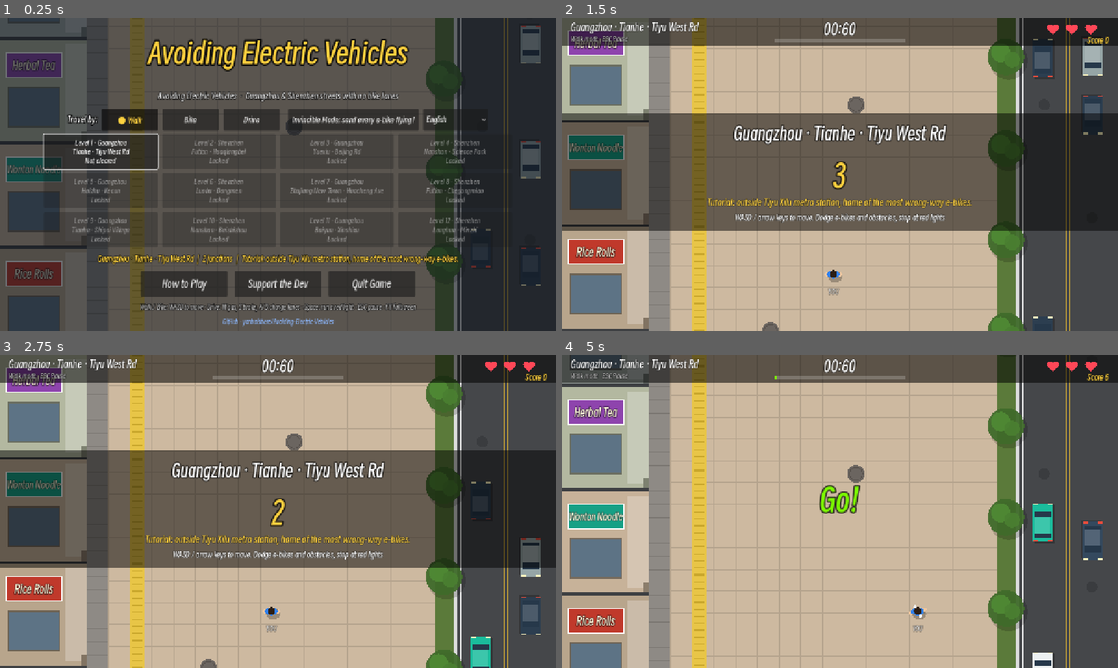
Above: before the commit, frames 1-4 (two rows, left to right).
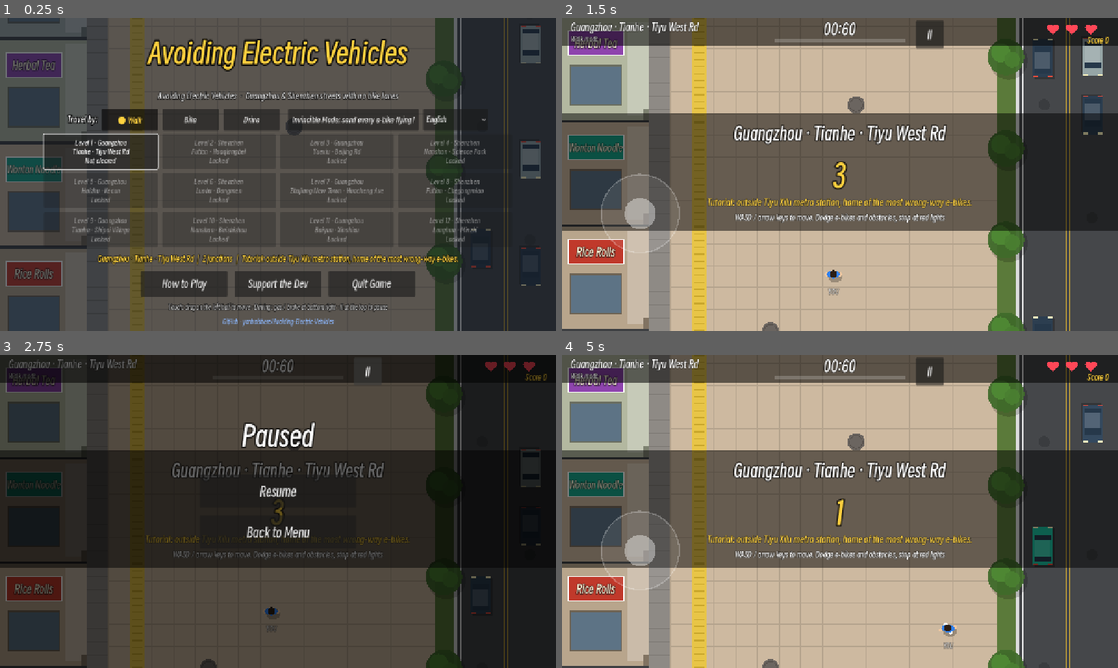
Above: after the commit, the same moments.

Repository: yanboishere/Avoiding-Electric-Vehicles
Game: Godot game, scene res://scenes/main.tscn
Two runs of this game, one before a commit and one after it. Both use one fixed random seed, a clock stepped at 60 frames per second and the inputs below.
Inputs (mouse positions are in pixels of both pictures, inside the frame that each line leads up to):
- Up to frame 1 (0.25 s): no input
- Up to frame 2 (1.5 s): click "Level 1 · Guangzhou Tianhe · …" at 0.5 s; click "Got it, let's go!" at 1.25 s
- Up to frame 3 (2.75 s): click (366, 370) at 2 s, where only the run after the commit has a clickable "II"
- Up to frame 4 (5 s): click (840, 489) at 2.75 s, where only the run after the commit has a clickable "Resume"; tap Enter at 3.5 s; move the mouse to (962, 495) at 3.52 s; hold D (move_right) 3.53-4.25 s; tap Space (jaywalk) at 3.6 s; click (962, 495) at 3.67 s; drag from (728, 527) to (812, 574) at 4.27 s

The runs differ from the first frame. In frame 1, 0.6% of the frame differs, in the area x 21-75%, y 31-94%; in frame 2, 1.1%; in frame 3, 93%, in the area x 0-100%, y 0-100%; in frame 4, 49%.

Commit message:
移动端网页版：触屏摇杆 / 油门刹车 / 闯红灯 / 暂停按钮，Web 导出预设（单线程 + 横屏提示），内置 Noto 子集字体替代系统字体，得意黑子集化；本地试玩与手机端到端测试工具

Diff:
--- a/fonts/ui_font.tres
+++ b/fonts/ui_font.tres
@@ -1,16 +1,11 @@
-[gd_resource type="FontVariation" load_steps=5 format=3]
+[gd_resource type="FontVariation" load_steps=6 format=3]
 
 [ext_resource type="FontFile" path="res://fonts/SmileySans-Oblique.ttf" id="1"]
-
-[sub_resource type="SystemFont" id="SystemFont_cjk"]
-font_names = PackedStringArray("Hiragino Sans GB", "Heiti SC", "Microsoft YaHei", "Microsoft YaHei UI", "Noto Sans CJK SC", "Source Han Sans SC", "WenQuanYi Micro Hei", "sans-serif")
-
-[sub_resource type="SystemFont" id="SystemFont_ko"]
-font_names = PackedStringArray("Apple SD Gothic Neo", "Malgun Gothic", "Noto Sans CJK KR", "Noto Sans KR")
-
-[sub_resource type="SystemFont" id="SystemFont_ar"]
-font_names = PackedStringArray("Geeza Pro", "SF Arabic", "Segoe UI", "Tahoma", "Noto Sans Arabic")
+[ext_resource type="FontFile" path="res://fonts/noto/NotoSansJP-Game.ttf" id="2"]
+[ext_resource type="FontFile" path="res://fonts/noto/NotoSansKR-Game.ttf" id="3"]
+[ext_resource type="FontFile" path="res://fonts/noto/NotoSansArabic-Game.ttf" id="4"]
+[ext_resource type="FontFile" path="res://fonts/noto/NotoSans-Game.ttf" id="5"]
 
 [resource]
 base_font = ExtResource("1")
-fallbacks = Array[Font]([SubResource("SystemFont_cjk"), SubResource("SystemFont_ko"), SubResource("SystemFont_ar")])
+fallbacks = Array[Font]([ExtResource("2"), ExtResource("3"), ExtResource("4"), ExtResource("5")])
--- a/project.godot
+++ b/project.godot
@@ -9,6 +9,8 @@
 run/main_scene="res://scenes/main.tscn"
 config/features=PackedStringArray("4.7", "GL Compatibility")
 config/icon="res://icon.svg"
+boot_splash/show_image=false
+boot_splash/bg_color=Color(0.12, 0.165, 0.21, 1)
 
 [display]
 
--- a/scripts/drive.gd
+++ b/scripts/drive.gd
@@ -1487,5 +1487,6 @@
 		_text(Vector2(W / 2.0, H / 2.0), "出发！", 72, Color("#7CFC00"))
 	if paused:
 		draw_rect(Rect2(0, 0, W, H), Color(0, 0, 0, 0.6))
-		_text(Vector2(W / 2.0, H / 2.0 - 20), "暂停", 64, Color.WHITE)
-		_text(Vector2(W / 2.0, H / 2.0 + 40), "ESC 继续    Q 返回菜单", 24, Color("#dddddd"))
+		_text(Vector2(W / 2.0, H / 2.0 - (150.0 if touch_ui else 20.0)), "暂停", 64, Color.WHITE)
+		if not touch_ui:  # 触屏上有“继续 / 返回菜单”按钮
+			_text(Vector2(W / 2.0, H / 2.0 + 40), "ESC 继续    Q 返回菜单", 24, Color("#dddddd"))
--- a/scripts/game.gd
+++ b/scripts/game.gd
@@ -70,6 +70,7 @@
 var shake := 0.0
 var flash := 0.0
 var paused := false
+var touch_ui := false  # 由 main.gd 在触屏设备上设置
 var god := false  # 测试用：不掉血（命令行 --god）
 var invincible := false  # 无敌模式：不掉血、无视红灯，撞到的电鸡全部创飞
 var launched := 0
@@ -1840,12 +1841,15 @@
 
 	if paused:
 		draw_rect(Rect2(0, 0, W, H), Color(0, 0, 0, 0.6))
-		_text(Vector2(W / 2.0, H / 2.0 - 20), "暂停", 64, Color.WHITE)
-		_text(Vector2(W / 2.0, H / 2.0 + 40), "ESC 继续    Q 返回菜单", 24, Color("#dddddd"))
+		_text(Vector2(W / 2.0, H / 2.0 - (150.0 if touch_ui else 20.0)), "暂停", 64, Color.WHITE)
+		if not touch_ui:  # 触屏上有“继续 / 返回菜单”按钮
+			_text(Vector2(W / 2.0, H / 2.0 + 40), "ESC 继续    Q 返回菜单", 24, Color("#dddddd"))
 
 
 ## 左上角状态行：放不下操作说明时只显示状态（操作说明在开场介绍里有）
 func _hud_line(tags: String, controls: String) -> String:
+	if touch_ui:  # 触屏上没有键盘，不显示按键说明
+		return tags
 	var full := tags + "   " + controls
 	if font.get_string_size(full, HORIZONTAL_ALIGNMENT_LEFT, -1, 16).x <= 440.0:
 		return full
--- a/scripts/main.gd
+++ b/scripts/main.gd
@@ -2,6 +2,7 @@
 ## 入口：菜单 / 选关 / 规则 / 结算界面切换，存档与关卡解锁，输入映射与程序化音效。
 
 const GameScript := preload("res://scripts/game.gd")
+const TouchScript := preload("res://scripts/touch.gd")
 const DriveScript := preload("res://scripts/drive.gd")
 const DRIVE: Dictionary = preload("res://scripts/levels.gd").DRIVE
 ## 支持作者页面。提交 Steam 审核时如需隐藏，改成 false
@@ -16,12 +17,13 @@
 	["zh_CN", "简体中文"], ["en", "English"], ["ja", "日本語"], ["ko", "한국어"], ["fr", "Français"],
 	["es", "Español"], ["de", "Deutsch"], ["ar", "العربية"], ["vi", "Tiếng Việt"], ["pt", "Português"], ["it", "Italiano"],
 ]
-## 得意黑只覆盖中文和拉丁字母；日韩阿越改用系统字体（Mac / Windows / Linux 依次尝试）
+## 得意黑覆盖中文和欧洲语言；日韩阿越用内置的 Noto 子集字体（tools/build_fonts.py 生成），
+## 网页版没有系统字体，桌面版也因此不依赖系统字体
 const LOCALE_FONTS := {
-	"ja": ["Hiragino Sans", "Hiragino Kaku Gothic ProN", "Yu Gothic UI", "Yu Gothic", "Meiryo", "Noto Sans CJK JP", "Noto Sans JP"],
-	"ko": ["Apple SD Gothic Neo", "Malgun Gothic", "Noto Sans CJK KR", "Noto Sans KR"],
-	"ar": ["Geeza Pro", "SF Arabic", "Segoe UI", "Tahoma", "Arial", "Noto Sans Arabic"],
-	"vi": ["Helvetica Neue", "Segoe UI", "Arial", "Noto Sans", "DejaVu Sans"],
+	"ja": "res://fonts/noto/NotoSansJP-Game.ttf",
+	"ko": "res://fonts/noto/NotoSansKR-Game.ttf",
+	"ar": "res://fonts/noto/NotoSansArabic-Game.ttf",
+	"vi": "res://fonts/noto/NotoSans-Game.ttf",
 }
 var UI_FONT: FontVariation = preload("res://fonts/ui_font.tres")
 const SMILEY := preload("res://fonts/SmileySans-Oblique.ttf")
@@ -39,6 +41,7 @@
 var last_mode := "walk"
 var args: PackedStringArray
 var invincible := false
+var touch_ui: CanvasLayer
 
 
 func _ready() -> void:
@@ -89,13 +92,15 @@
 			loc = a.get_slice("=", 1)
 	TranslationServer.set_locale(loc)
 	var key := loc.substr(0, 2)
-	if LOCALE_FONTS.has(key):
-		var sf := SystemFont.new()
-		sf.font_names = PackedStringArray(LOCALE_FONTS[key])
-		sf.font_weight = 600  # 半粗，和得意黑的粗壮风格一致（默认会取到很细的字重）
-		UI_FONT.base_font = sf
-	else:
-		UI_FONT.base_font = SMILEY
+	var base: Font = load(LOCALE_FONTS[key]) if LOCALE_FONTS.has(key) else SMILEY
+	var fbs: Array[Font] = [SMILEY]
+	for k in LOCALE_FONTS:
+		var f: Font = load(LOCALE_FONTS[k])
+		if f != base and f not in fbs:
+			fbs.append(f)
+	fbs.erase(base)
+	UI_FONT.base_font = base
+	UI_FONT.fallbacks = fbs
 	ThemeDB.fallback_font = UI_FONT
 
 
@@ -234,7 +239,14 @@
 
 # ------------------------------------------------------------------ 场景切换
 
+func _touch_enabled() -> bool:
+	return DisplayServer.is_touchscreen_available() or "--touch" in args
+
+
 func _clear_game() -> void:
+	if touch_ui:
+		touch_ui.queue_free()
+		touch_ui = null
 	if game:
 		game.queue_free()
 		game = null
@@ -432,9 +444,19 @@
 		var sup := _button("支持作者", _show_support)
 		sup.custom_minimum_size = Vector2(200, 44)
 		bottom.add_child(sup)
-	bottom.add_child(quit)
+	if OS.has_feature("web"):
+		var fs := _button("全屏", func():
+			var full := DisplayServer.window_get_mode() == DisplayServer.WINDOW_MODE_FULLSCREEN
+			DisplayServer.window_set_mode(DisplayServer.WINDOW_MODE_WINDOWED if full else DisplayServer.WINDOW_MODE_FULLSCREEN))
+		fs.custom_minimum_size = Vector2(200, 44)
+		bottom.add_child(fs)
+	else:
+		bottom.add_child(quit)  # 网页版没有“退出”
 	box.add_child(bottom)
-	box.add_child(_label("步行 / 骑车：WASD 移动 · 开车：W 加速 S 刹车 A/D 变道 · 空格闯红灯 · ESC 暂停 · F11 全屏", 15, Color("#bbbbbb"), 6))
+	if _touch_enabled():
+		box.add_child(_label("触屏：左半屏拖动移动 · 开车按右下油门 / 刹车 · 右上 II 暂停", 15, Color("#bbbbbb"), 6))
+	else:
+		box.add_child(_label("步行 / 骑车：WASD 移动 · 开车：W 加速 S 刹车 A/D 变道 · 空格闯红灯 · ESC 暂停 · F11 全屏", 15, Color("#bbbbbb"), 6))
 	# 项目 GitHub 仓库：点击用浏览器打开
 	var gh := LinkButton.new()
 	gh.text = "GitHub · yanboishere/Avoiding-Electric-Vehicles"
@@ -498,13 +520,17 @@
 	var box := _centered_box(_new_ui(), 0.85)
 	var rt := RichTextLabel.new()
 	rt.bbcode_enabled = true
-	rt.fit_content = false
-	rt.scroll_active = true  # 译文较长的语言（德语等）可以滚动
-	rt.custom_minimum_size = Vector2(1180, 560)
+	rt.fit_content = true
+	rt.scroll_active = false
+	rt.custom_minimum_size = Vector2(1160, 0)
 	rt.add_theme_font_size_override("normal_font_size", 19)
 	rt.add_theme_constant_override("line_separation", 9)
 	rt.text = tr(RULES)
-	box.add_child(rt)
+	var sc := ScrollContainer.new()  # 译文较长时可以滚动（触屏可以用手指拖）
+	sc.custom_minimum_size = Vector2(1180, 560)
+	sc.horizontal_scroll_mode = ScrollContainer.SCROLL_MODE_DISABLED
+	sc.add_child(rt)
+	box.add_child(sc)
 	box.add_child(_spacer(4))
 	var ok := _button("明白了，开始！" if next.is_valid() else "返回菜单", func():
 		save.set_value("flags", "seen_rules", true)
@@ -539,6 +565,11 @@
 	game.invincible = invincible
 	game.finished.connect(_on_finished)
 	add_child(game)
+	if _touch_enabled():  # 手机 / 平板：虚拟摇杆、踏板、暂停按钮
+		game.touch_ui = true
+		touch_ui = TouchScript.new()
+		touch_ui.setup(game, func(): game.finished.emit({"quit": true}))
+		add_child(touch_ui)
 
 
 func _on_finished(r: Dictionary) -> void:
@@ -546,6 +577,9 @@
 		_show_menu()
 		return
 	game.process_mode = Node.PROCESS_MODE_DISABLED
+	if touch_ui:
+		touch_ui.queue_free()
+		touch_ui = null
 	var unlocked_new := false if r.invincible else _record(last_level, r)
 	var lv: Dictionary = LEVELS[last_level]
 	var drive: bool = r.mode == "drive"
--- /dev/null
+++ b/scripts/touch.gd
@@ -0,0 +1,196 @@
+extends CanvasLayer
+## 触屏操作层（手机 / 平板网页版，没有键盘手柄也能玩）。由 main.gd 在有触摸屏时为每局创建。
+##   左半屏：按下的位置出现浮动摇杆（步行 / 骑车移动；开车左右变道、上下也能加速刹车）
+##   开车：右下角油门、刹车踏板，按住生效
+##   步行 / 骑车：走到红灯路缘时右侧出现“闯红灯”按钮
+##   右上角 II：暂停，暂停时出现“继续 / 返回菜单”
+## 只在按住时向游戏注入输入动作；没有触摸时不会去释放键盘按下的动作。
+
+const W := 1280.0
+const H := 720.0
+const JOY_R := 90.0
+const GAS_RECT := Rect2(1120, 440, 140, 240)
+const BRAKE_RECT := Rect2(960, 540, 140, 140)
+const JAY_RECT := Rect2(1040, 300, 220, 84)
+
+var game: Node2D
+var on_quit: Callable
+var joy_id := -1
+var joy_origin := Vector2.ZERO
+var joy_vec := Vector2.ZERO
+var pedals := {}          # 触点 index -> "gas" / "brake"
+var jay_frames := 0
+var pressed := {}         # 本层按下的动作 -> 力度
+var canvas: Control
+var pause_box: VBoxContainer
+
+
+func setup(p_game: Node2D, p_on_quit: Callable) -> void:
+	game = p_game
+	on_quit = p_on_quit
+
+
+func _ready() -> void:
+	process_priority = -10  # 先于关卡处理，按钮注入的“刚按下”关卡当帧就能读到
+	layer = 15
+	canvas = Control.new()
+	canvas.set_anchors_preset(Control.PRESET_FULL_RECT)
+	canvas.mouse_filter = Control.MOUSE_FILTER_IGNORE
+	canvas.draw.connect(_draw_controls)
+	add_child(canvas)
+
+	var pause_btn := Button.new()
+	pause_btn.text = "II"
+	pause_btn.position = Vector2(W / 2.0 + 175.0, 6.0)
+	pause_btn.custom_minimum_size = Vector2(64, 52)
+	pause_btn.add_theme_font_size_override("font_size", 26)
+	pause_btn.focus_mode = Control.FOCUS_NONE
+	pause_btn.pressed.connect(_toggle_pause)
+	add_child(pause_btn)
+
+	var center := CenterContainer.new()
+	center.set_anchors_preset(Control.PRESET_FULL_RECT)
+	center.mouse_filter = Control.MOUSE_FILTER_IGNORE
+	add_child(center)
+	pause_box = VBoxContainer.new()
+	pause_box.add_theme_constant_override("separation", 18)
+	pause_box.visible = false
+	center.add_child(pause_box)
+	pause_box.add_child(_big_button("继续", _toggle_pause))
+	pause_box.add_child(_big_button("返回菜单", func(): on_quit.call()))
+
+
+func _big_button(text: String, cb: Callable) -> Button:
+	var b := Button.new()
+	b.text = text
+	b.custom_minimum_size = Vector2(360, 76)
+	b.add_theme_font_size_override("font_size", 30)
+	b.focus_mode = Control.FOCUS_NONE
+	b.pressed.connect(cb)
+	return b
+
+
+func _toggle_pause() -> void:
+	if not is_instance_valid(game) or game.state in ["over", "done"]:
+		return
+	game.paused = not game.paused
+	_release_all()
+
+
+func _exit_tree() -> void:
+	_release_all()
+
+
+func _drive() -> bool:
+	return is_instance_valid(game) and game.mode == "drive"
+
+
+func _jay_visible() -> bool:
+	return is_instance_valid(game) and not _drive() and game.get("near_curb") == true and not game.paused
+
+
+func _input(e: InputEvent) -> void:
+	if not is_instance_valid(game) or game.paused:
+		return
+	if e is InputEventScreenTouch:
+		var t := e as InputEventScreenTouch
+		if t.pressed:
+			if _drive() and GAS_RECT.has_point(t.position):
+				pedals[t.index] = "gas"
+			elif _drive() and BRAKE_RECT.has_point(t.position):
+				pedals[t.index] = "brake"
+			elif _jay_visible() and JAY_RECT.has_point(t.position):
+				jay_frames = 2
+			elif joy_id == -1 and t.position.x < W * 0.6 and t.position.y > 70.0:
+				joy_id = t.index
+				joy_origin = t.position
+				joy_vec = Vector2.ZERO
+		else:
+			pedals.erase(t.index)
+			if t.index == joy_id:
+				joy_id = -1
+				joy_vec = Vector2.ZERO
+	elif e is InputEventScreenDrag:
+		var d := e as InputEventScreenDrag
+		if d.index == joy_id:
+			var v := (d.position - joy_origin) / JOY_R
+			if v.length() > 1.0:  # 拖出圈外：摇杆中心跟着手指走
+				joy_origin = d.position - v.normalized() * JOY_R
+				v = v.normalized()
+			joy_vec = v if v.length() > 0.15 else Vector2.ZERO
+
+
+func _process(_delta: float) -> void:
+	if canvas == null:
+		return
+	var want := {
+		"move_left": maxf(0.0, -joy_vec.x), "move_right": maxf(0.0, joy_vec.x),
+		"move_up": maxf(0.0, -joy_vec.y), "move_down": maxf(0.0, joy_vec.y), "jaywalk": 0.0,
+	}
+	for k in pedals:
+		if pedals[k] == "gas":
+			want.move_up = 1.0
+		else:
+			want.move_down = 1.0
+	if jay_frames > 0:
+		jay_frames -= 1
+		want.jaywalk = 1.0 if jay_frames == 1 else 0.0
+	if is_instance_valid(game) and game.paused:
+		for k in want:
+			want[k] = 0.0
+	for a in want:
+		var s: float = want[a]
+		if s > 0.05:
+			Input.action_press(a, s)
+			pressed[a] = s
+		elif pressed.has(a):
+			Input.action_release(a)
+			pressed.erase(a)
+	pause_box.visible = is_instance_valid(game) and game.paused
+	canvas.queue_redraw()
+
+
+func _release_all() -> void:
+	for a in pressed:
+		Input.action_release(a)
+	pressed.clear()
+	pedals.clear()
+	joy_id = -1
+	joy_vec = Vector2.ZERO
+
+
+func _draw_controls() -> void:
+	if not is_instance_valid(game) or game.paused or game.state in ["over", "done"]:
+		return
+	# 浮动摇杆（没按的时候在左下角显示一个淡淡的提示）
+	var o := joy_origin if joy_id != -1 else Vector2(180, 450)
+	var a := 0.55 if joy_id != -1 else 0.25
+	canvas.draw_circle(o, JOY_R, Color(1, 1, 1, a * 0.35))
+	canvas.draw_arc(o, JOY_R, 0, TAU, 48, Color(1, 1, 1, a), 3.0)
+	canvas.draw_circle(o + joy_vec * JOY_R, 36, Color(1, 1, 1, a + 0.15))
+	if _drive():
+		_pedal(GAS_RECT, pedals.values().has("gas"), true)
+		_pedal(BRAKE_RECT, pedals.values().has("brake"), false)
+	if _jay_visible():
+		canvas.draw_rect(JAY_RECT, Color(0.85, 0.15, 0.15, 0.8))
+		canvas.draw_rect(JAY_RECT, Color.WHITE, false, 3.0)
+		var f: Font = ThemeDB.fallback_font
+		var txt := tr("闯红灯！")
+		var size := 30
+		while size > 12 and f.get_string_size(txt, HORIZONTAL_ALIGNMENT_LEFT, -1, size).x > JAY_RECT.size.x - 16.0:
+			size -= 1
+		canvas.draw_string(f, Vector2(JAY_RECT.position.x, JAY_RECT.get_center().y + size * 0.35), txt,
+			HORIZONTAL_ALIGNMENT_CENTER, JAY_RECT.size.x, size, Color.WHITE)
+
+
+## 踏板：油门画向上的箭头（绿），刹车画横杠（红）
+func _pedal(r: Rect2, down: bool, gas: bool) -> void:
+	var col := Color(0.2, 0.75, 0.35) if gas else Color(0.85, 0.2, 0.2)
+	canvas.draw_rect(r, Color(col, 0.75 if down else 0.4))
+	canvas.draw_rect(r, Color(1, 1, 1, 0.8), false, 3.0)
+	var c := r.get_center()
+	if gas:
+		canvas.draw_colored_polygon(PackedVector2Array([c + Vector2(0, -50), c + Vector2(-38, 10), c + Vector2(38, 10)]), Color.WHITE)
+		canvas.draw_rect(Rect2(c + Vector2(-14, 10), Vector2(28, 40)), Color.WHITE)
+	else:
+		canvas.draw_rect(Rect2(c + Vector2(-40, -12), Vector2(80, 24)), Color.WHITE)
--- a/tests/font_test.gd
+++ b/tests/font_test.gd
@@ -1,30 +1,38 @@
 extends SceneTree
-## 字体测试：界面字体为得意黑（Smiley Sans），缺字时回退到系统中文字体。
-## 脚本里出现的每个中文字符，得意黑或后备字体至少一个能显示（避免方框），并列出回退的字。
-## 注意：后备字体只能检查本机；Windows 上是微软雅黑。
+## 字体测试：所有界面文字（locale/messages.pot 的中文原文 + 语言下拉框里的各语言原名）
+## 在得意黑子集或内置后备字体里都能显示（避免方框）。新增文字后需重跑 tools/build_fonts.py。
+
+const MainScript := preload("res://scripts/main.gd")
+
 
 func _initialize() -> void:
 	var main_font: Font = load("res://fonts/SmileySans-Oblique.ttf")
 	var ui: Font = load("res://fonts/ui_font.tres")
 	var fallbacks: Array = ui.fallbacks
+	var text := ""
+	for line in FileAccess.get_file_as_string("res://locale/messages.pot").split("\n"):
+		if line.begins_with("msgid \""):
+			text += line.substr(7)
+	for l in MainScript.LANGUAGES:
+		text += l[1]
 	var seen := {}
 	var missing := ""
 	var fell_back := ""
-	for path in ["res://scripts/main.gd", "res://scripts/game.gd", "res://scripts/drive.gd", "res://scripts/levels.gd"]:
-		var text := FileAccess.get_file_as_string(path)
-		for i in text.length():
-			var c := text.unicode_at(i)
-			if c >= 0x80 and not seen.has(c):  # 所有非 ASCII 字符（中文、语言名里的韩文 / 阿拉伯文等）
-				seen[c] = true
-				if not main_font.has_char(c):
-					var ok := false
-					for f in fallbacks:
-						if f.has_char(c):
-							ok = true
-					if ok:
-						fell_back += char(c)
-					else:
-						missing += char(c)
-	print("检查了 %d 个非 ASCII 字符；得意黑缺、改用系统字体显示的：%s；完全缺字：%s" % [seen.size(),
+	for i in text.length():
+		var c := text.unicode_at(i)
+		if c < 0x80 or seen.has(c):
+			continue
+		seen[c] = true
+		if main_font.has_char(c):
+			continue
+		var ok := false
+		for f in fallbacks:
+			if f.has_char(c):
+				ok = true
+		if ok:
+			fell_back += char(c)
+		else:
+			missing += char(c)
+	print("检查了 %d 个非 ASCII 字符；得意黑没有、由后备字体显示的：%s；完全缺字：%s" % [seen.size(),
 		fell_back if fell_back != "" else "无", missing if missing != "" else "无"])
 	quit(1 if missing != "" else 0)
--- a/tests/i18n_test.gd
+++ b/tests/i18n_test.gd
@@ -1,7 +1,7 @@
 extends SceneTree
 ## 多语言测试：每种语言 —— 译文已加载生效、每个字符在该语言使用的字体里都能显示（不出方框）。
 ## 字体选择与 main.gd 一致：日韩阿越用系统字体，其他用得意黑 + 系统中文字体兜底。
-## 注意：系统字体只能检查本机（Mac）；Windows 上对应 Yu Gothic / Malgun Gothic / Segoe UI。
+## 字体都内置在 fonts/ 下，检查结果与平台无关（桌面 / 网页一致）。
 
 const MainScript := preload("res://scripts/main.gd")
 
@@ -9,7 +9,7 @@
 func _initialize() -> void:
 	var main_font: Font = load("res://fonts/SmileySans-Oblique.ttf")
 	var ui: Font = load("res://fonts/ui_font.tres")
-	var cjk_fallback: Font = ui.fallbacks[0]
+	var all_fonts: Array = [main_font] + ui.fallbacks
 	var fonts: Dictionary = MainScript.LOCALE_FONTS
 	var bad := 0
 	for l in MainScript.LANGUAGES:
@@ -26,9 +26,7 @@
 		var sample: String = TranslationServer.translate("出发！")
 		var primary: Font = main_font
 		if fonts.has(loc.substr(0, 2)):
-			var sf := SystemFont.new()
-			sf.font_names = PackedStringArray(fonts[loc.substr(0, 2)])
-			primary = sf
+			primary = load(fonts[loc.substr(0, 2)])
 		var missing := {}
 		var fell_back := {}
 		for msg in t.get_message_list():
@@ -39,13 +37,17 @@
 					continue
 				if primary.has_char(c):
 					continue
-				if cjk_fallback.has_char(c):
+				var found := false
+				for f in all_fonts:
+					if f.has_char(c):
+						found = true
+				if found:
 					fell_back[char(c)] = true
 				else:
 					missing[char(c)] = true
 		var ok := missing.is_empty() and sample != "出发！"
 		if not ok:
 			bad += 1
-		print("%-5s 条目 %d  “出发！”→“%s”  回退系统字体的字：%s  缺字：%s  %s" % [loc, t.get_message_count(), sample,
+		print("%-5s 条目 %d  “出发！”→“%s”  由后备字体显示的字：%s  缺字：%s  %s" % [loc, t.get_message_count(), sample,
 			"".join(fell_back.keys()) if not fell_back.is_empty() else "无", "".join(missing.keys()) if not missing.is_empty() else "无", "OK" if ok else "失败"])
 	quit(1 if bad else 0)
--- /dev/null
+++ b/tests/touch_test.gd
@@ -0,0 +1,124 @@
+extends SceneTree
+## 触屏测试：模拟手指按下 / 拖动，验证摇杆移动、油门刹车、闯红灯按钮、暂停、不干扰键盘。
+
+const GameScript := preload("res://scripts/game.gd")
+const DriveScript := preload("res://scripts/drive.gd")
+const TouchScript := preload("res://scripts/touch.gd")
+const MainScript := preload("res://scripts/main.gd")
+const LEVELS: Array = preload("res://scripts/levels.gd").LIST
+var bad := 0
+
+
+func _touch(t: Node, idx: int, pos: Vector2, down: bool) -> void:
+	var e := InputEventScreenTouch.new()
+	e.index = idx
+	e.position = pos
+	e.pressed = down
+	t._input(e)
+
+
+func _drag(t: Node, idx: int, pos: Vector2) -> void:
+	var e := InputEventScreenDrag.new()
+	e.index = idx
+	e.position = pos
+	t._input(e)
+
+
+func _step(g: Node, t: Node, n: int) -> void:
+	for i in n:
+		t._process(1.0 / 60.0)
+		g._process(1.0 / 60.0)
+
+
+func _check(name: String, ok: bool, info := "") -> void:
+	print("%-28s %s %s" % [name, "OK" if ok else "失败", info])
+	if not ok:
+		bad += 1
+
+
+func _make(mode: String, li := 0) -> Array:
+	# 注意：调用方需要 await process_frame，让节点的 _ready 先执行
+	var g: Node2D = DriveScript.new() if mode == "drive" else GameScript.new()
+	g.setup(LEVELS[li], mode, false, Callable())
+	g.god = true
+	root.add_child(g)
+	g.countdown = 0.0
+	g.touch_ui = true
+	var t: CanvasLayer = TouchScript.new()
+	t.setup(g, Callable())
+	root.add_child(t)
+	return [g, t]
+
+
+func _initialize() -> void:
+	var m = MainScript.new()
+	m._setup_input()
+	m.free()
+
+	# 1. 步行：摇杆向右拖，人物往右走
+	var gt := _make("walk")
+	var g: Node2D = gt[0]
+	var t: CanvasLayer = gt[1]
+	await process_frame
+	g.player_pos = Vector2(500, 600)
+	var x0: float = g.player_pos.x
+	_touch(t, 0, Vector2(300, 500), true)
+	_drag(t, 0, Vector2(390, 500))
+	_step(g, t, 30)
+	_check("摇杆向右 → 人物右移", g.player_pos.x > x0 + 60.0, "x %.0f → %.0f" % [x0, g.player_pos.x])
+	# 2. 暂停：摇杆不起作用；继续后恢复
+	t._toggle_pause()
+	var x1: float = g.player_pos.x
+	_step(g, t, 20)
+	_check("暂停时不移动", g.paused and absf(g.player_pos.x - x1) < 0.01)
+	t._toggle_pause()
+	_touch(t, 0, Vector2(300, 500), false)
+	_touch(t, 0, Vector2(300, 500), true)
+	_drag(t, 0, Vector2(300, 410))
+	var y1: float = g.player_pos.y
+	_step(g, t, 20)
+	_check("继续后摇杆向上 → 人物上移", not g.paused and g.player_pos.y < y1 - 20.0, "y %.0f → %.0f" % [y1, g.player_pos.y])
+	_touch(t, 0, Vector2(300, 410), false)
+	# 3. 没有触摸时不释放键盘按着的键
+	Input.action_press("move_left")
+	_step(g, t, 5)
+	_check("不干扰键盘输入", Input.is_action_pressed("move_left"))
+	Input.action_release("move_left")
+	# 4. 闯红灯按钮：走到红灯路缘，点按钮
+	var f := 0
+	while not g.waiting and f < 3000:
+		_step(g, t, 1)
+		f += 1
+	g.player_pos = Vector2(640, g.ix.wy + g.scroll + g.IX_H + 30.0)
+	_step(g, t, 2)
+	_touch(t, 1, t.JAY_RECT.get_center(), true)
+	_step(g, t, 3)
+	_touch(t, 1, t.JAY_RECT.get_center(), false)
+	_check("闯红灯按钮", g.jaywalks == 1, "near_curb=%s jaywalks=%d" % [g.near_curb, g.jaywalks])
+	t.free()
+	g.free()
+
+	# 5. 开车：按住油门加速，踩刹车减速
+	gt = _make("drive", 4)
+	g = gt[0]
+	t = gt[1]
+	await process_frame
+	_touch(t, 0, t.GAS_RECT.get_center(), true)
+	_step(g, t, 90)
+	var v1: float = g.me.v
+	_check("按住油门 → 加速", v1 > 100.0, "v=%.0f" % v1)
+	_touch(t, 0, t.GAS_RECT.get_center(), false)
+	_touch(t, 1, t.BRAKE_RECT.get_center(), true)
+	_step(g, t, 30)
+	_check("踩刹车 → 减速", g.me.v < v1 - 50.0, "v %.0f → %.0f" % [v1, g.me.v])
+	_touch(t, 1, t.BRAKE_RECT.get_center(), false)
+	# 一只手拨摇杆变道，另一只手踩油门（多点触控）
+	var lane_x: float = g.me.pos.x
+	_touch(t, 2, Vector2(300, 500), true)
+	_drag(t, 2, Vector2(390, 500))
+	_touch(t, 3, t.GAS_RECT.get_center(), true)
+	_step(g, t, 60)
+	_check("多点：摇杆变道 + 油门", g.me.pos.x > lane_x + 20.0 and g.me.v > 50.0, "x %.0f → %.0f v=%.0f" % [lane_x, g.me.pos.x, g.me.v])
+	t.free()
+	g.free()
+	quit(1 if bad else 0)
Not shown, changed: export_presets.cfg
Binary file changed: fonts/SmileySans-Oblique.ttf
Binary file added: fonts/noto/NotoSans-Game.ttf
Not shown, added: fonts/noto/NotoSans-Game.ttf.import
Binary file added: fonts/noto/NotoSansArabic-Game.ttf
Not shown, added: fonts/noto/NotoSansArabic-Game.ttf.import
Binary file added: fonts/noto/NotoSansJP-Game.ttf
Not shown, added: fonts/noto/NotoSansJP-Game.ttf.import
Binary file added: fonts/noto/NotoSansKR-Game.ttf
Not shown, added: fonts/noto/NotoSansKR-Game.ttf.import
Not shown, added: fonts/noto/OFL.txt
Not shown, changed: locale/ar.po
(and 15 more such lines)
